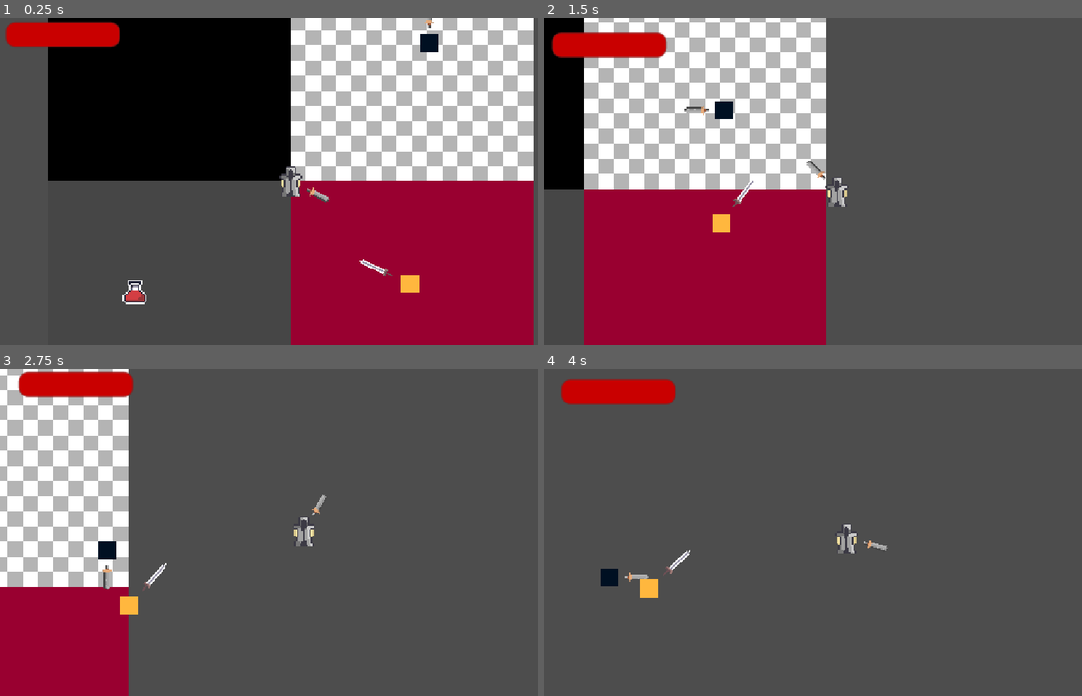
Above: before the commit, frames 1-4 (two rows, left to right).
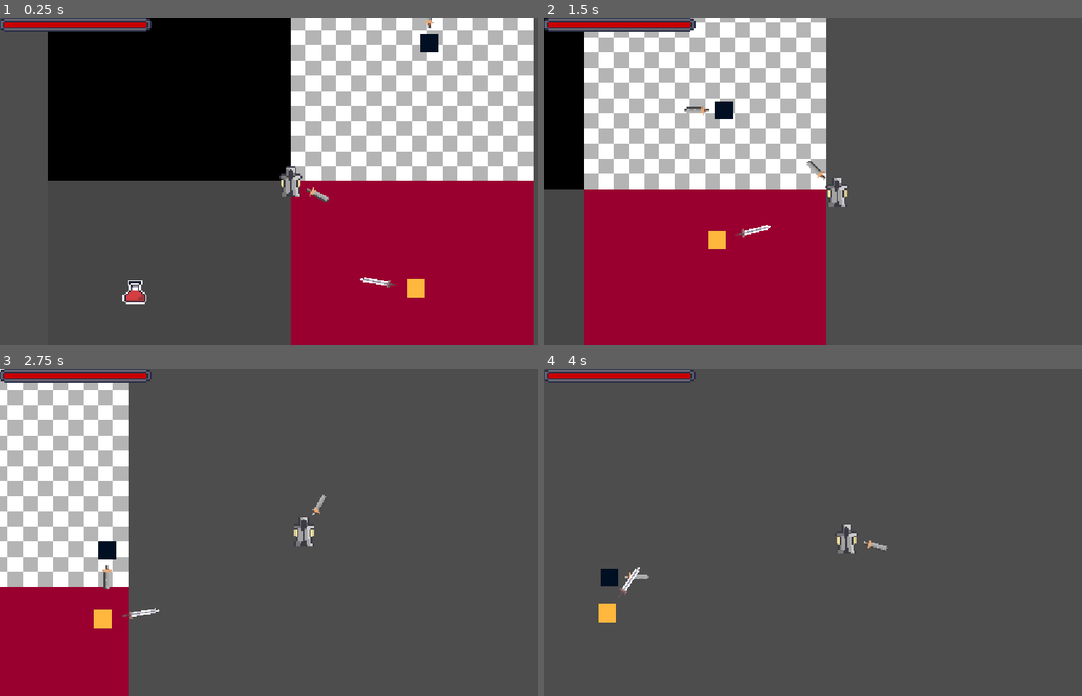
Above: after the commit, the same moments.

Repository: vovashymon-prog/schooldoor_game
Game: Godot game, scene res://scenes/Main.tscn
Two runs of this game, one before a commit and one after it. Both use one fixed random seed, a clock stepped at 60 frames per second and the inputs below. Before the commit the project has no main scene; this scene is started directly in both runs.
Inputs (mouse positions are in pixels of both pictures, inside the frame that each line leads up to):
- Up to frame 1 (0.25 s): no input
- Up to frame 2 (1.5 s): move the mouse to (963, 165) at 0.52 s; hold D (right) 0.53-1.28 s; click (963, 165) at 0.6 s; move the mouse to (716, 197) at 1.27 s; hold S (down) from 1.28 s (still down); click (716, 197) at 1.35 s
- Up to frame 3 (2.75 s): move the mouse to (349, 460) at 2.02 s; release S (down) at 2.03 s; hold D (right) from 2.03 s (still down); click (349, 460) at 2.1 s
- Up to frame 4 (4 s): move the mouse to (807, 597) at 2.77 s; release D (right) at 2.78 s; hold W (up) 2.78-3.53 s; click (807, 597) at 2.85 s; move the mouse to (1006, 581) at 3.52 s; hold A (left) from 3.53 s (still down); click (1006, 581) at 3.6 s

The runs differ from the first frame. In frame 1, 2.2% of the frame differs, in the area x 0-79%, y 0-86%; in frame 2, 3.3%, in the area x 0-43%, y 0-71%; in frame 3, 2.3%; in frame 4, 3.1%.

Commit message:
Hp bar change

Diff:
--- a/schooldoor-game/project.godot
+++ b/schooldoor-game/project.godot
@@ -11,6 +11,7 @@
 [application]
 
 config/name="schooldoor_game"
+run/main_scene="uid://cqxbvrn68qcif"
 config/features=PackedStringArray("4.7", "Forward Plus")
 config/icon="uid://c5rqver3x53ci"
 
--- a/schooldoor-game/scenes/enemy_directed.tscn
+++ b/schooldoor-game/scenes/enemy_directed.tscn
@@ -15,11 +15,10 @@
 collision_layer = 4
 collision_mask = 2
 script = ExtResource("1_kbgbo")
-speed = 0.7
 circling_speed = 1.75
 circling_distance = 50
-flanking_mult = 2.75
-max_swing = 0.786
+flanking_mult = 2.0
+max_swing = 1.047
 sword_item = ExtResource("2_kbgbo")
 
 [node name="Sprite2D" type="Sprite2D" parent="." unique_id=2106482395]
--- a/schooldoor-game/scenes/player.tscn
+++ b/schooldoor-game/scenes/player.tscn
@@ -3,6 +3,7 @@
 [ext_resource type="Script" uid="uid://cii8qr27bvlqc" path="res://scripts/Player.gd" id="1_qhqgy"]
 [ext_resource type="Resource" uid="uid://csex305co04qa" path="res://assets/Temp_Sword.tres" id="2_dqkch"]
 [ext_resource type="Texture2D" uid="uid://j01egnrq2abm" path="res://sprites/Player/Player_Front.png" id="3_qhqgy"]
+[ext_resource type="Texture2D" uid="uid://d2gfb2iq8pp1b" path="res://sprites/HP_Bar.png" id="4_dqkch"]
 
 [sub_resource type="RectangleShape2D" id="RectangleShape2D_1wlia"]
 size = Vector2(12, 18)
@@ -69,11 +70,13 @@
 [node name="Audio_Clashes" type="AudioStreamPlayer2D" parent="." unique_id=182723677]
 bus = &"Clashes"
 
-[node name="HPBar" type="ProgressBar" parent="." unique_id=938784195]
-offset_left = -188.0
-offset_top = -105.0
-offset_right = -113.0
-offset_bottom = -89.0
+[node name="CanvasLayer" type="CanvasLayer" parent="." unique_id=971450524]
+
+[node name="HPBar" type="ProgressBar" parent="CanvasLayer" unique_id=938784195]
+offset_left = 8.0
+offset_top = 6.0
+offset_right = 293.0
+offset_bottom = 22.0
 theme_override_font_sizes/font_size = 8
 theme_override_styles/background = SubResource("StyleBoxFlat_qhqgy")
 theme_override_styles/fill = SubResource("StyleBoxFlat_dqkch")
@@ -82,5 +85,11 @@
 rounded = true
 show_percentage = false
 
+[node name="HPFrame" type="TextureRect" parent="CanvasLayer" unique_id=2104209140]
+offset_right = 1000.0
+offset_bottom = 90.0
+scale = Vector2(0.3, 0.3)
+texture = ExtResource("4_dqkch")
+
 [connection signal="area_entered" from="sword" to="." method="_on_sword_area_entered"]
 [connection signal="body_entered" from="sword" to="." method="_on_sword_body_entered"]
--- a/schooldoor-game/scripts/Player.gd
+++ b/schooldoor-game/scripts/Player.gd
@@ -18,7 +18,7 @@
 @onready var audio_hits = $Audio_Hits
 @onready var audio_clashes = $Audio_Clashes
 var clash_sound = preload("res://audio/Sword/ThoSwordsHit_1.wav")
-var hit_sound = preload("res://audio/Sword/Regular hit.wav")
+var hit_sound = preload("res://audio/Sword/FleshHit.wav")
 var critical_sound = preload("res://audio/Sword/Critical hit.wav")
 
 var clash_particles = preload("res://scenes/particles/sparks.tscn")
@@ -40,7 +40,7 @@
 	is_invul = false
 
 func update_hp_bar():
-	$HPBar.value = hp
+	$CanvasLayer/HPBar.value = hp
 
 func flash_anim(col = Color(7.759, 7.759, 7.759, 1.0), time = 0.16):
 	var tween = get_tree().create_tween()
@@ -67,7 +67,7 @@
 			audio_hits.play()
 			die()
 		else:
-			audio_hits.stream = critical_sound
+			audio_hits.stream = hit_sound
 			audio_hits.play()
 
 func get_input():
--- a/schooldoor-game/scripts/enemy_spinning.gd
+++ b/schooldoor-game/scripts/enemy_spinning.gd
@@ -20,7 +20,7 @@
 var bobber
 @onready var player = get_tree().get_first_node_in_group("player")
 var clash_sound = preload("res://audio/Sword/ThoSwordsHit_1.wav")
-var hit_sound = preload("res://audio/Sword/Regular hit.wav")
+var hit_sound = preload("res://audio/Sword/FleshHit.wav")
 var critical_sound = preload("res://audio/Sword/Critical hit.wav")
 
 var blood_particles_low = preload("res://scenes/particles/basic_hit_blood.tscn")
@@ -59,7 +59,7 @@
 			queue_free()
 		else:
 			if player != null:
-				player.audio_hits.stream = critical_sound
+				player.audio_hits.stream = hit_sound
 				player.audio_hits.play()
 			var blood = blood_particles_low.instantiate()
 			get_parent().add_child(blood)
Not shown, added: schooldoor-game/audio/Sword/FleshHit.wav.import
Binary file added: schooldoor-game/sprites/HP_Bar.png
Not shown, added: schooldoor-game/sprites/HP_Bar.png.import
Not shown, added: schooldoor-game/audio/Sword/FleshHit.wav
